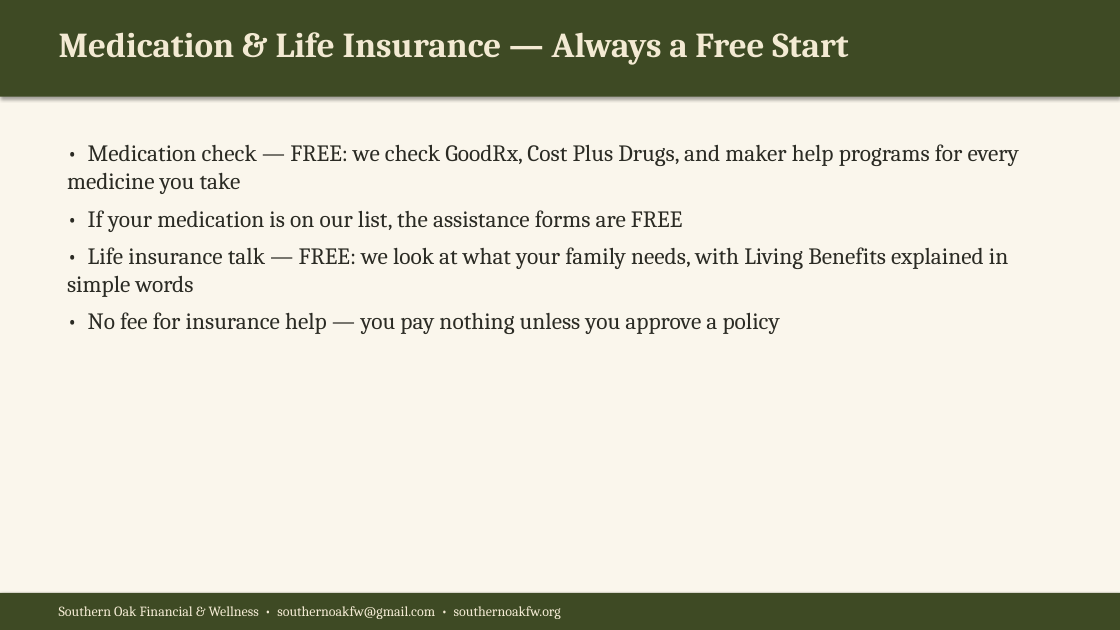
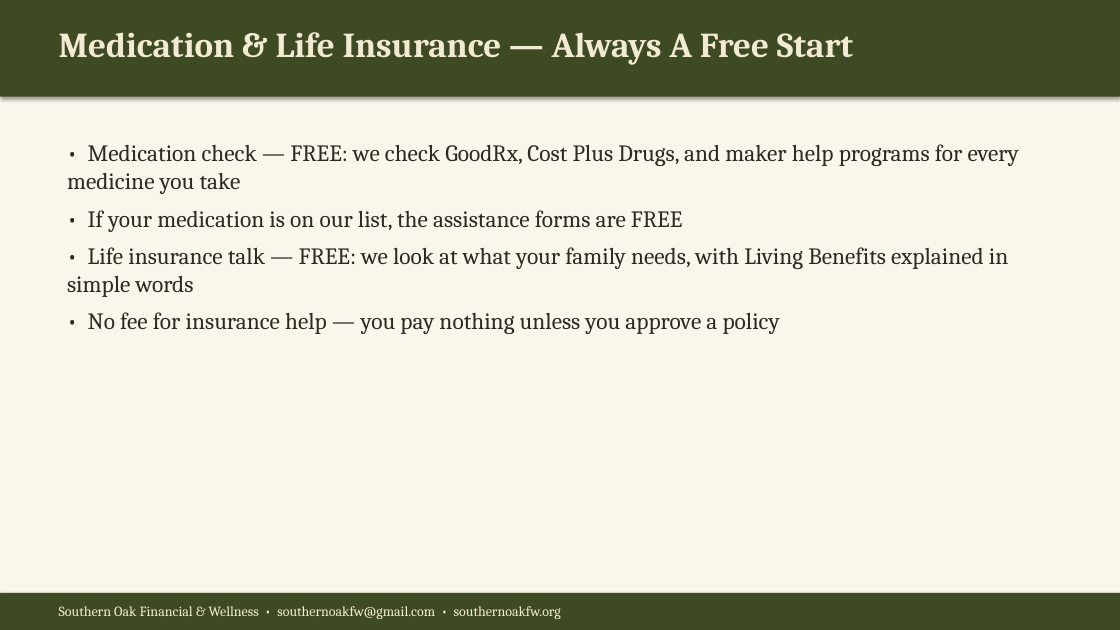
Before and after one commit to southernoakfw-ja/southernoakfw-ja.github.io, a slide deck: slide 12 of assets/Southern-Oak-What-We-Do.pptx (slide 9 before the commit). Drawn at 1120x630 pixels with LibreOffice and Linux fonts; fonts in the diff are those of the drawing. Boxes give left, top, right and bottom in pixels: in the first picture for what was removed or moved away, otherwise in the second. Text is boxed around its words. In the diff, an @@ line names an element or a change of style, - is before the commit and + after.

```diff
--- a/assets/Southern-Oak-What-We-Do.pptx
+++ b/assets/Southern-Oak-What-We-Do.pptx
@@ text at [59,32,853,65]: text changed @@
-Medication & Life Insurance — Always a Free Start
+Medication & Life Insurance — Always A Free Start
```
Also in this commit, not shown: 3 other slides changed, 4 slides added.
